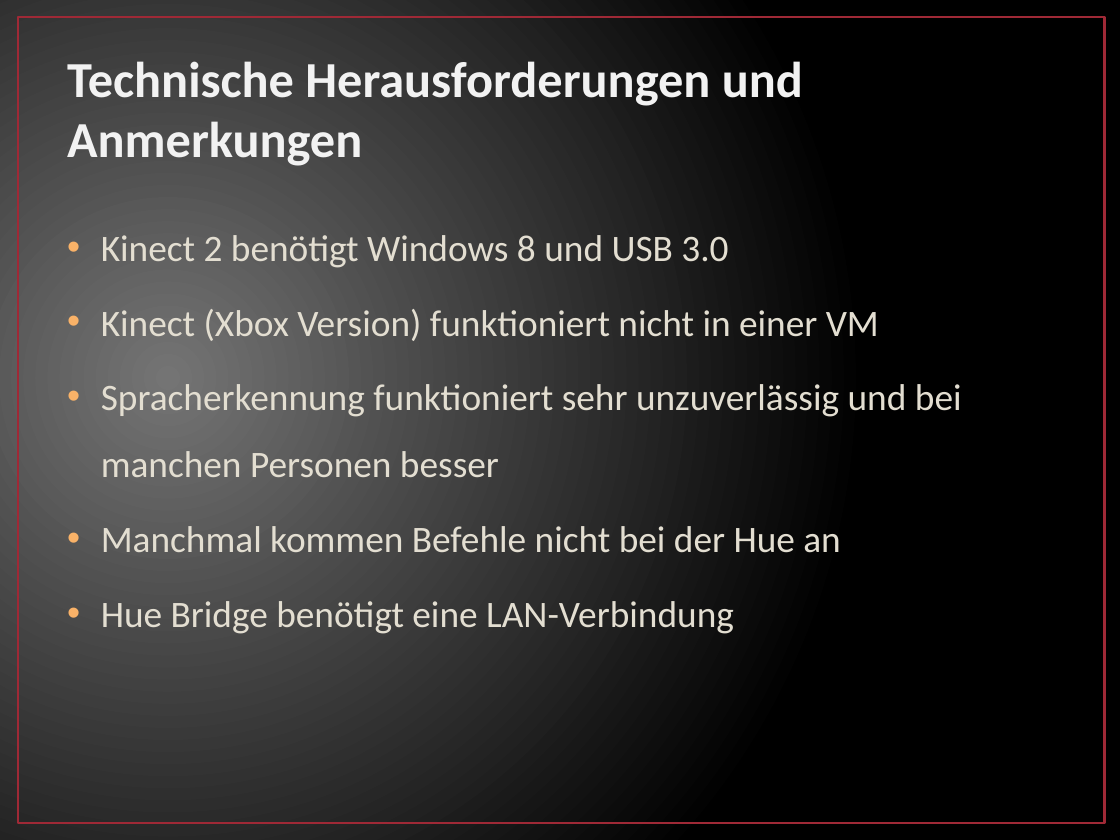
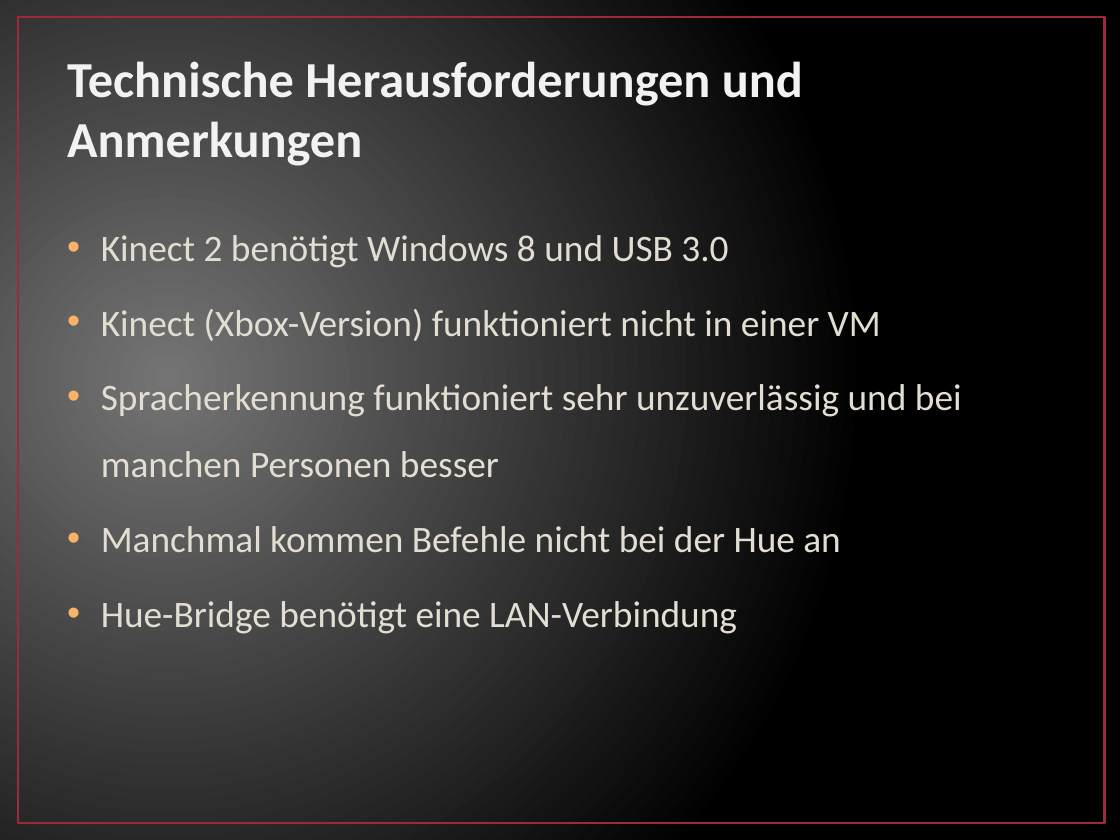
Before and after one commit to fgrebe/GestureContolForHue, a slide deck: slide 10 of doc/MUS2_GestureSpeechHue_Grebe_Winkler.pptx. Drawn at 1120x840 pixels with LibreOffice and Linux fonts; fonts in the diff are those of the drawing. Boxes give left, top, right and bottom in pixels: in the first picture for what was removed or moved away, otherwise in the second. Text is boxed around its words. In the diff, an @@ line names an element or a change of style, - is before the commit and + after.

```diff
--- a/doc/MUS2_GestureSpeechHue_Grebe_Winkler.pptx
+++ b/doc/MUS2_GestureSpeechHue_Grebe_Winkler.pptx
@@ text at bbox=[101, 309, 881, 341]: text changed @@
-• Kinect (Xbox Version) funktioniert nicht in einer VM
+• Kinect (Xbox-Version) funktioniert nicht in einer VM
@@ text at bbox=[101, 601, 737, 634]: text changed @@
-• Hue Bridge benötigt eine LAN-Verbindung
+• Hue-Bridge benötigt eine LAN-Verbindung
```
Also in this commit, not shown: 6 other slides changed.
